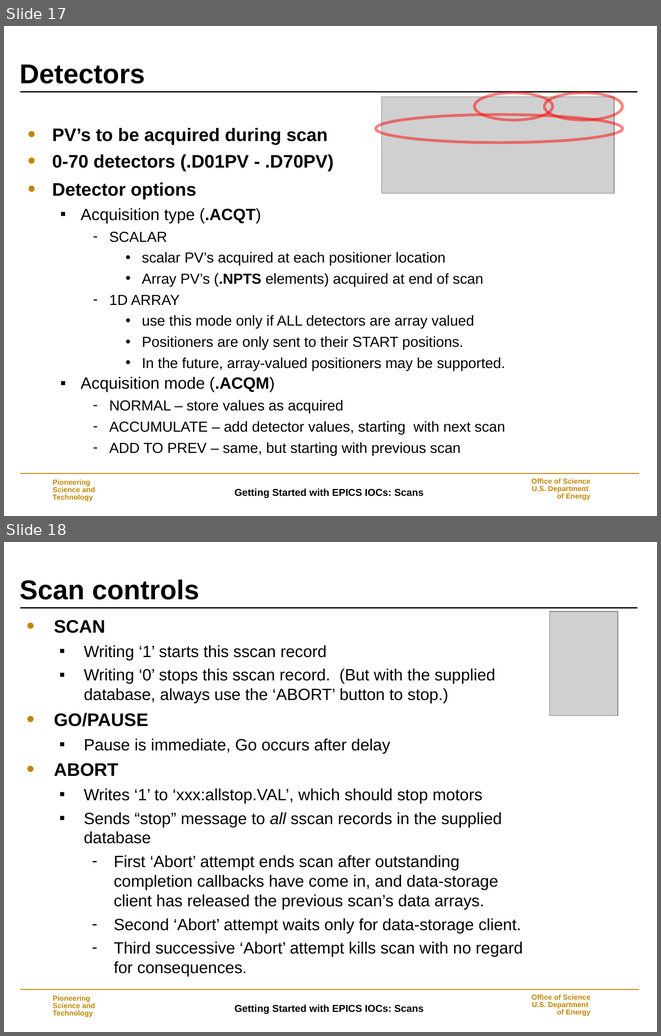
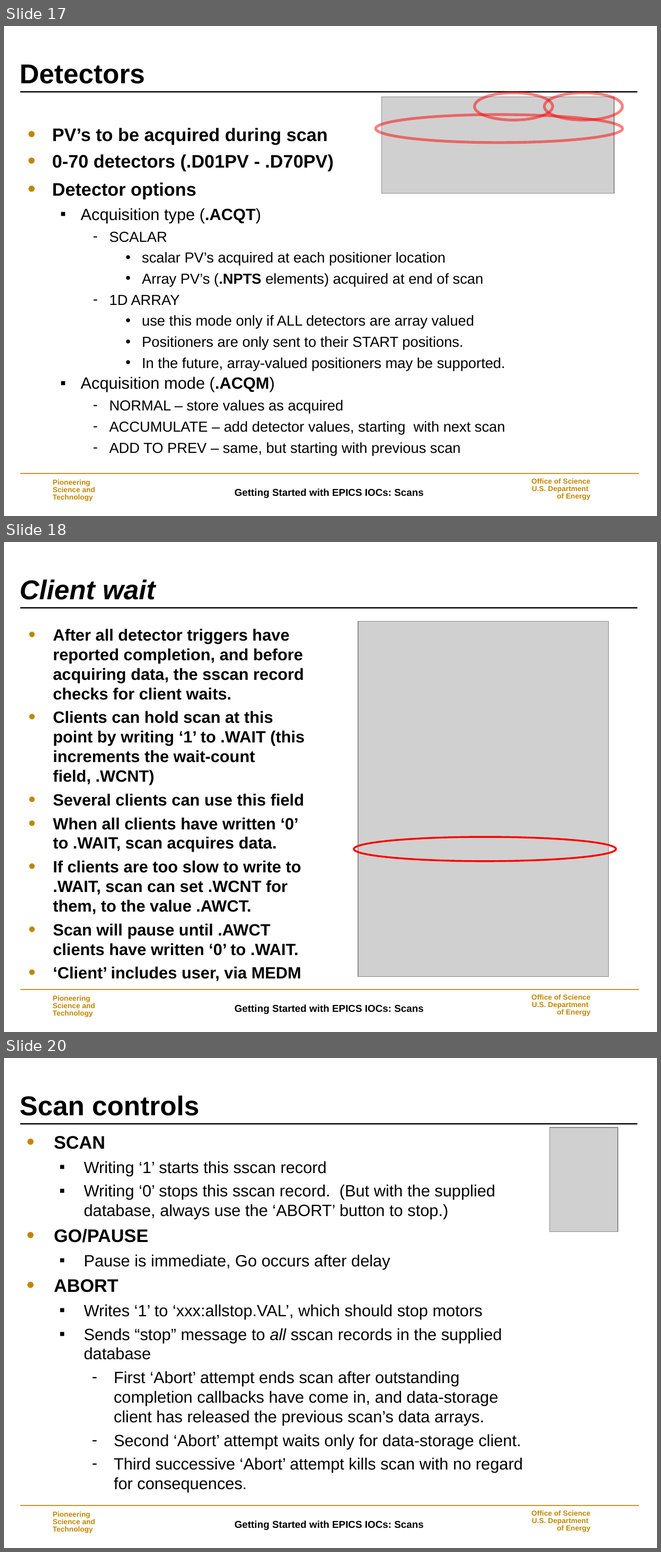
Before and after one commit to epics-modules/sscan, a slide deck: documentation/Scans.ppt. Shown one above the other, each under a label of ours: slides 17 and 18 before the commit, slides 17, 18 and 20 after it; the slides between them are not shown. The pictures are 661x1036 and 661x1552 pixels, drawn with LibreOffice and Linux fonts; fonts in the diff are those of the drawing; grey boxes stand for pictures; background and template pictures are left out. Boxes give left, top, right and bottom in pixels: in the first picture for what was removed or moved away, otherwise in the second. Text is boxed around its words. In the diff, an @@ line names an element or a change of style, - is before the commit and + after.

```diff
--- a/documentation/Scans.ppt
+++ b/documentation/Scans.ppt
@@ slide 18 added at (x1=4, y1=542, x2=657, y2=1032), background #FFFFFF; not listed: 5 template elements that a slide beside it also shows @@
@@ title added at (x1=19, y1=579, x2=156, y2=600), 30 pt, text #000000, bold, italic @@
+Client wait
@@ picture added at (x1=358, y1=621, x2=608, y2=976) @@
@@ text added at (x1=53, y1=628, x2=305, y2=981), 18 pt, text #000000, bold @@
+• After all detector triggers have reported completion, and before acquiring data, the sscan record checks for client waits.
+• Clients can hold scan at this point by writing ‘1’ to .WAIT (this increments the wait-count field, .WCNT)
+• Several clients can use this field
+• When all clients have written ‘0’ to .WAIT, scan acquires data.
+• If clients are too slow to write to .WAIT, scan can set .WCNT for them, to the value .AWCT.
+• Scan will pause until .AWCT clients have written ‘0’ to .WAIT.
+• ‘Client’ includes user, via MEDM
@@ ellipse added at (x1=354, y1=837, x2=616, y2=861), outline #FF0000 2.01 pt @@
@@ what was slide 18 is now slide 20 @@
```
Also in this commit, not shown: 1 slide changed, 1 other slide added.
